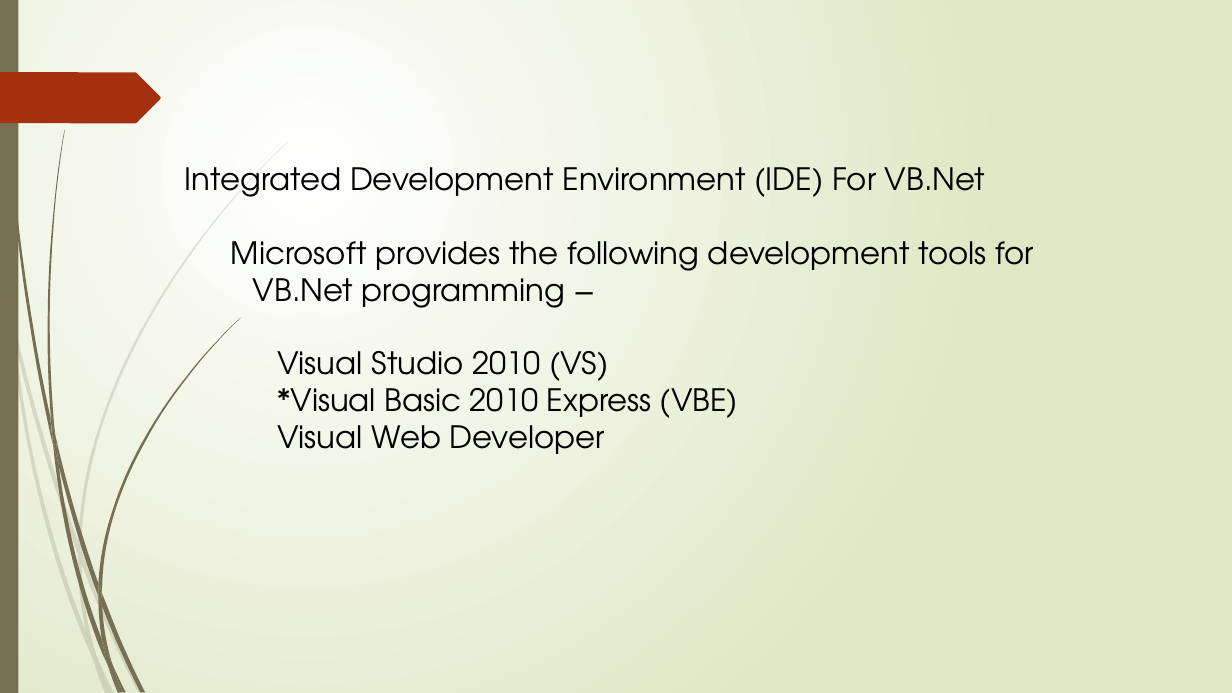
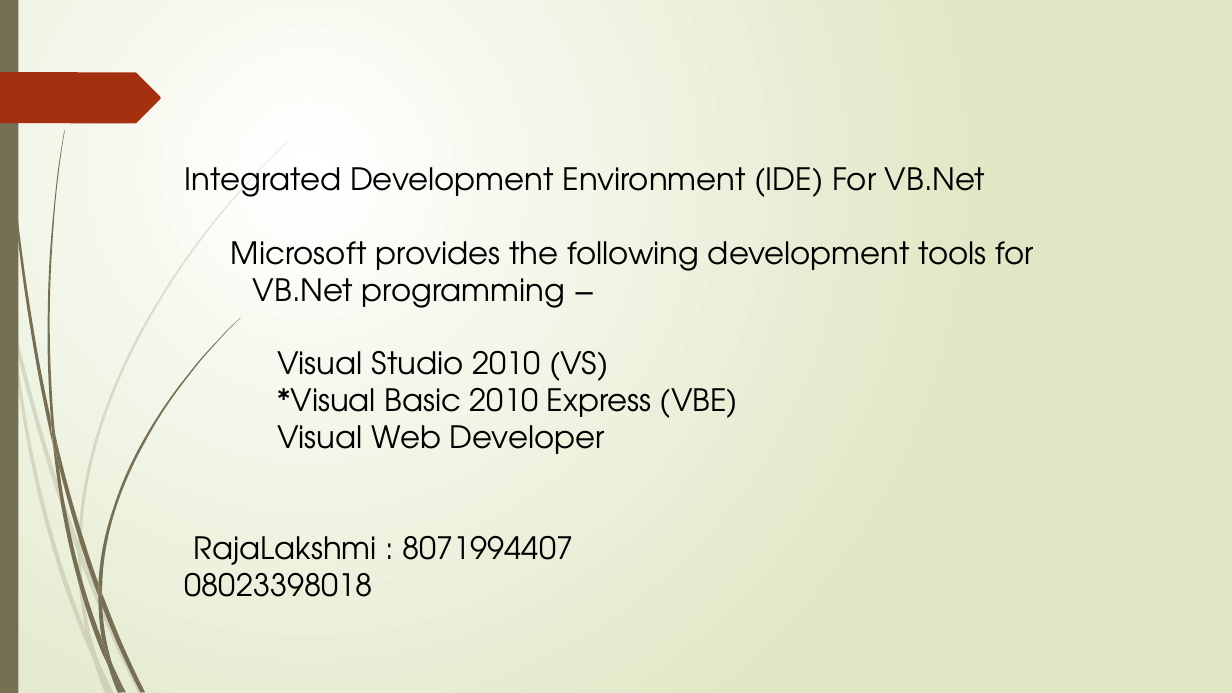
Before and after one commit to factopic/Visaul_Basic, a slide deck: slide 13 of PPT/VB_1.pptx. Drawn at 1232x693 pixels with LibreOffice and Linux fonts; fonts in the diff are those of the drawing. Boxes give left, top, right and bottom in pixels: in the first picture for what was removed or moved away, otherwise in the second. Text is boxed around its words. In the diff, an @@ line names an element or a change of style, - is before the commit and + after.

```diff
--- a/PPT/VB_1.pptx
+++ b/PPT/VB_1.pptx
@@ text at box(185, 536, 573, 597): paragraphs added @@
+RajaLakshmi : 8071994407
+08023398018
```
Also in this commit, not shown: 2 other slides changed, 6 slides added.
